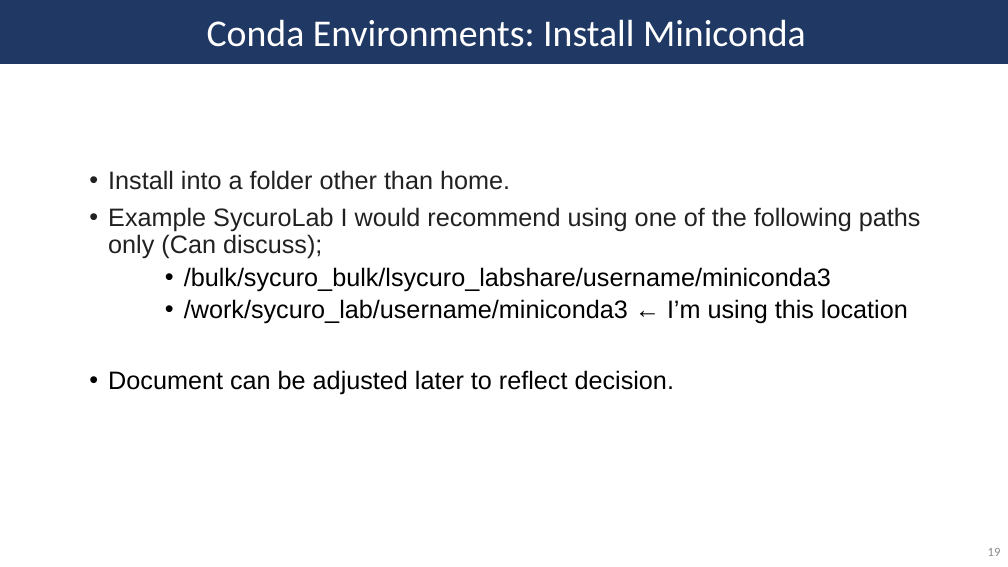
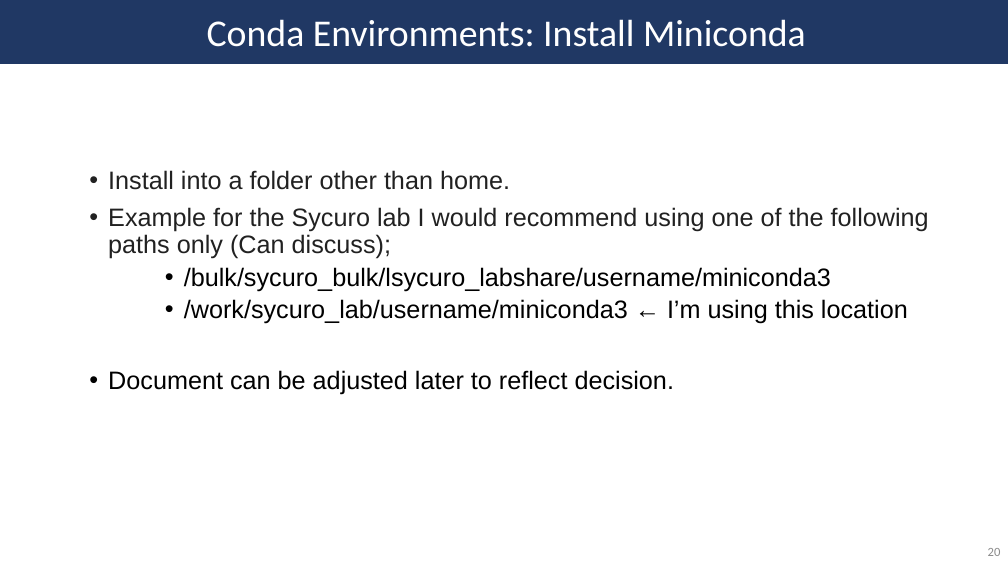
Before and after one commit to SycuroLab/arc_best_practices, a slide deck: slide 20 of arc_best_practices_presentation.pptx (slide 19 before the commit). Drawn at 1008x567 pixels with LibreOffice and Linux fonts; fonts in the diff are those of the drawing. Boxes give left, top, right and bottom in pixels: in the first picture for what was removed or moved away, otherwise in the second. Text is boxed around its words. In the diff, an @@ line names an element or a change of style, - is before the commit and + after.

```diff
--- a/arc_best_practices_presentation.pptx
+++ b/arc_best_practices_presentation.pptx
@@ text at (x1=108, y1=207, x2=929, y2=259): text changed @@
-• Example SycuroLab I would recommend using one of the following paths only (Can discuss);
+• Example for the Sycuro lab I would recommend using one of the following paths only (Can discuss);
@@ page number at (x1=988, y1=548, x2=1001, y2=556): text changed @@
-19
+20
```
Also in this commit, not shown: 22 other slides changed, 5 slides added, 1 slide removed, 10 other files.
